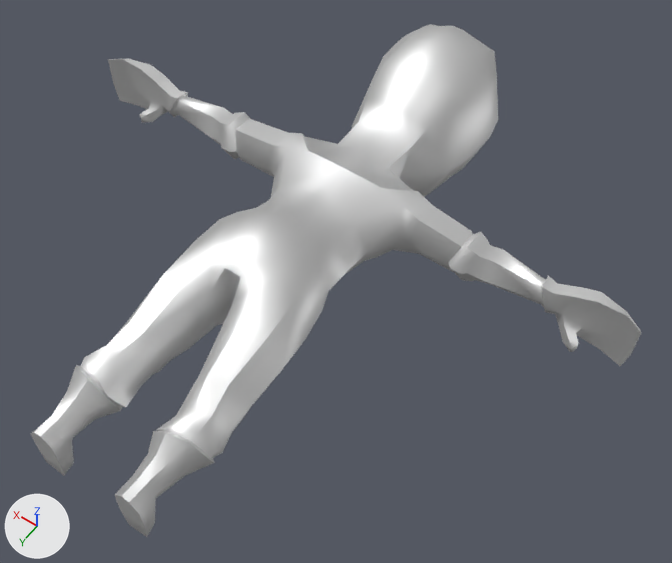
Two versions of the glTF model client/public/models/Player_Base.glb, one commit apart.
Both versions are drawn from a 50 mm camera at (-1.81, 0.8, 3.41) aimed at (-0.23, -1.41, -0.07). Arrows for +X, +Y and +Z are at lower left; the lights stay in place. The older version comes first.

Script lines for the objects in view, before the commit:
```python
mat_rogue_texture = principled_material('Rogue_Texture')
mat_rogue_texture.base_color = (0.8, 0.8, 0.8)  # white #e7e7e7
mat_rogue_texture.metallic = 1.0
mat_rogue_texture.roughness = 0.553
me_playerbody = bpy.data.meshes.new('PlayerBody')
me_playerbody.from_pydata(...)  # 531 vertices, 1058 faces; spans x -1.55..1.55, y -2.95..0.0, z -0.33..0.48
me_playerbody.materials.append(mat_rogue_texture)  # white #e7e7e7
ob_playerbody = bpy.data.objects.new('PlayerBody', me_playerbody)
ob_playerbody.location = (0.0, 0.0, 0.0)
```
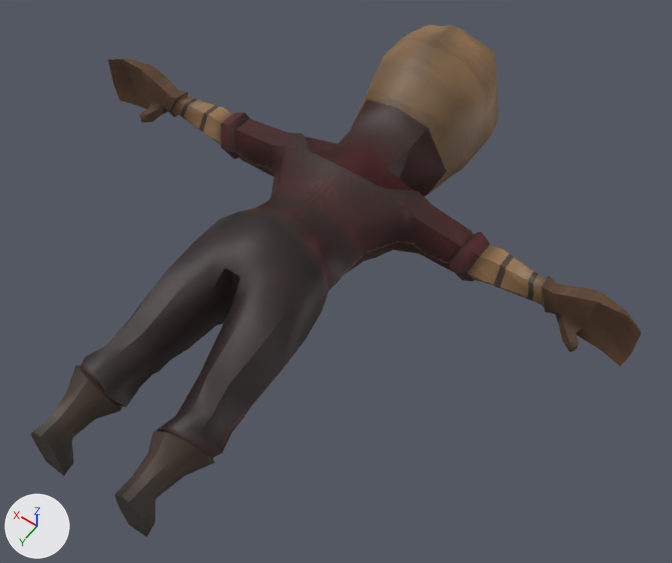
Edits to the bpy script that builds the scene:
```text
Add img_rogue_texture:
    img_rogue_texture = load_image('Rogue_Texture', '_unpacked/Rogue_Texture', 1024, 1024, 'sRGB')
Change mat_rogue_texture:
    remove mat_rogue_texture.base_color = (0.8, 0.8, 0.8)  # white #e7e7e7
    mat_rogue_texture.metallic: 1.0 -> 0.0
    add mat_rogue_texture.texture = img_rogue_texture
```

Boxes (x1, y1, x2, y2) around the edits, measured in the pictures (672 x 563 px):
'PlayerBody', surface changed (darker)
    both: (31, 24, 641, 537)
